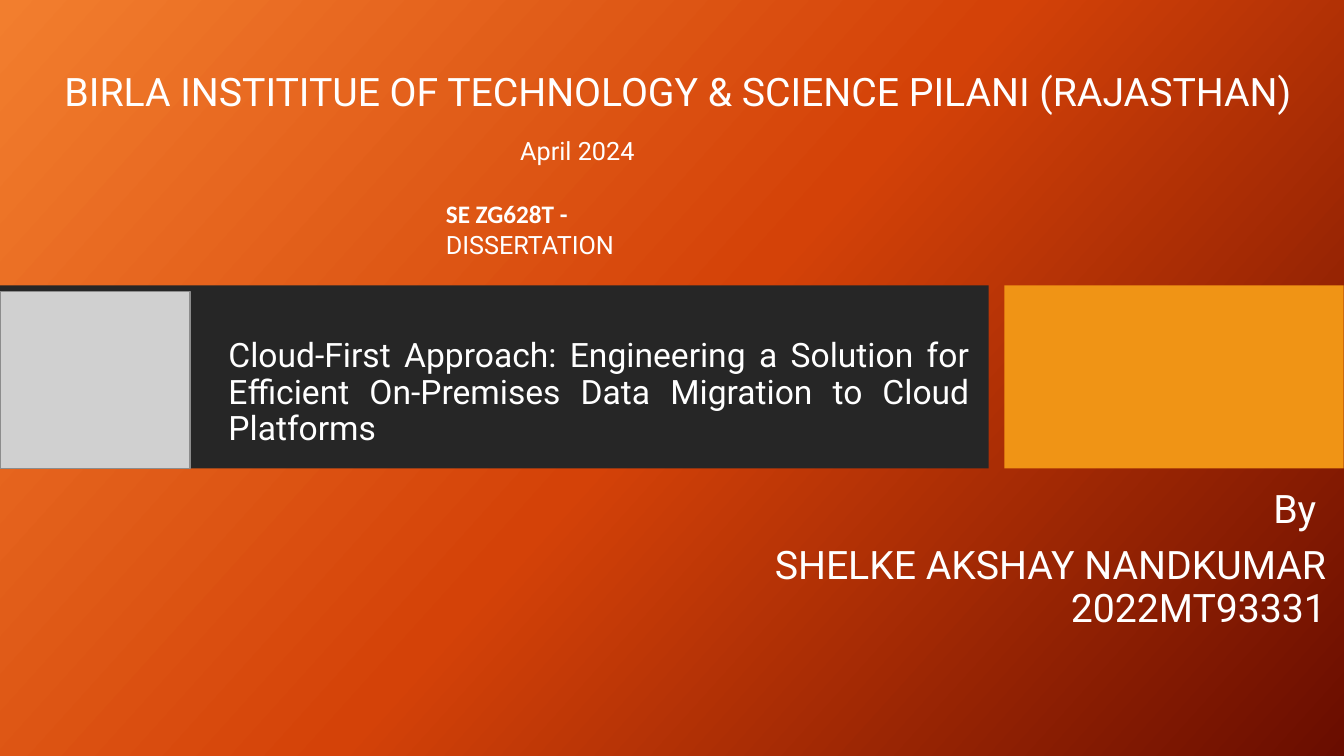
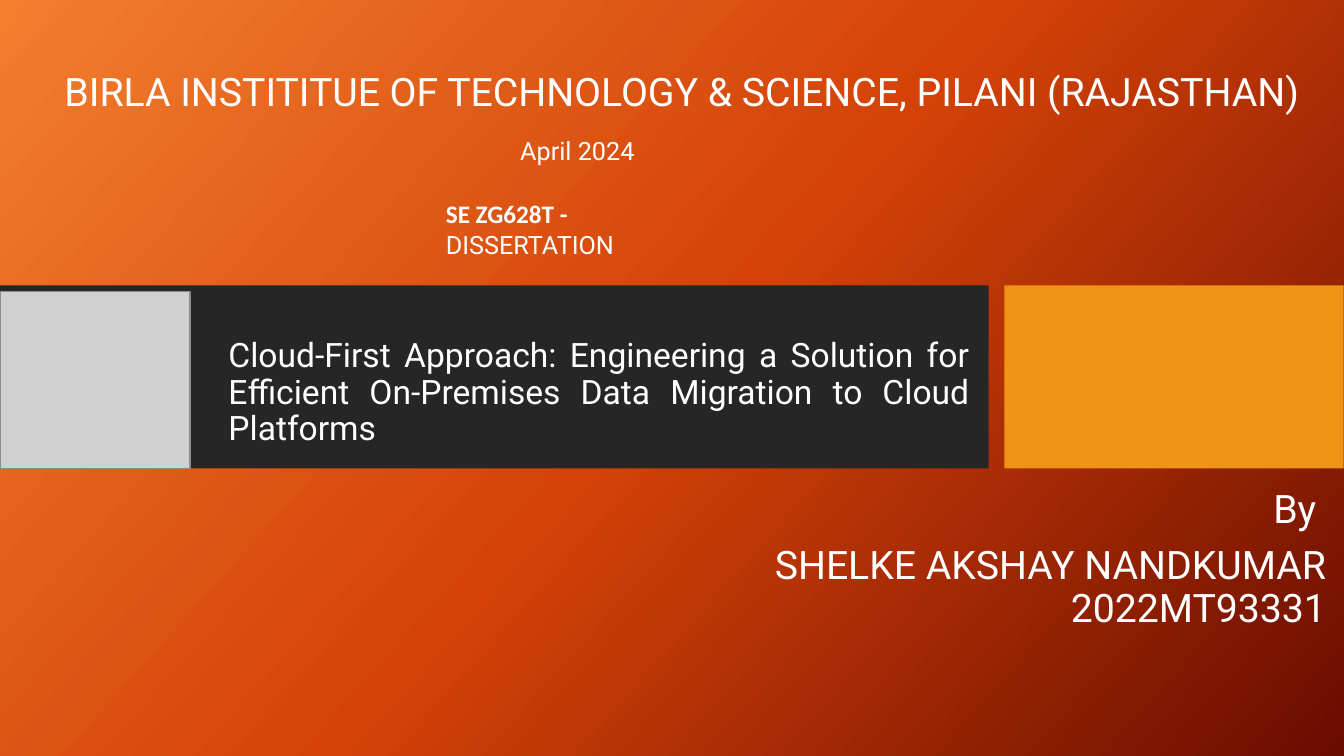
Before and after one commit to ShelkeAkshay-2022mt93331/dissertation, a slide deck: slide 1 of 7_Reports/3_Final_PPT/2022mt93331.pptx. Drawn at 1344x756 pixels with LibreOffice and Linux fonts; fonts in the diff are those of the drawing; grey boxes stand for pictures; background and template pictures are left out. Boxes give left, top, right and bottom in pixels: in the first picture for what was removed or moved away, otherwise in the second. Text is boxed around its words. In the diff, an @@ line names an element or a change of style, - is before the commit and + after.

Commit message:
changes

```diff
--- a/7_Reports/3_Final_PPT/2022mt93331.pptx
+++ b/7_Reports/3_Final_PPT/2022mt93331.pptx
@@ text at bbox=[64, 74, 1299, 115]: text changed @@
-BIRLA INSTITITUE OF TECHNOLOGY & SCIENCE PILANI (RAJASTHAN)
+BIRLA INSTITITUE OF TECHNOLOGY & SCIENCE, PILANI (RAJASTHAN)
```
Also in this commit, not shown: 1 other slide changed.
